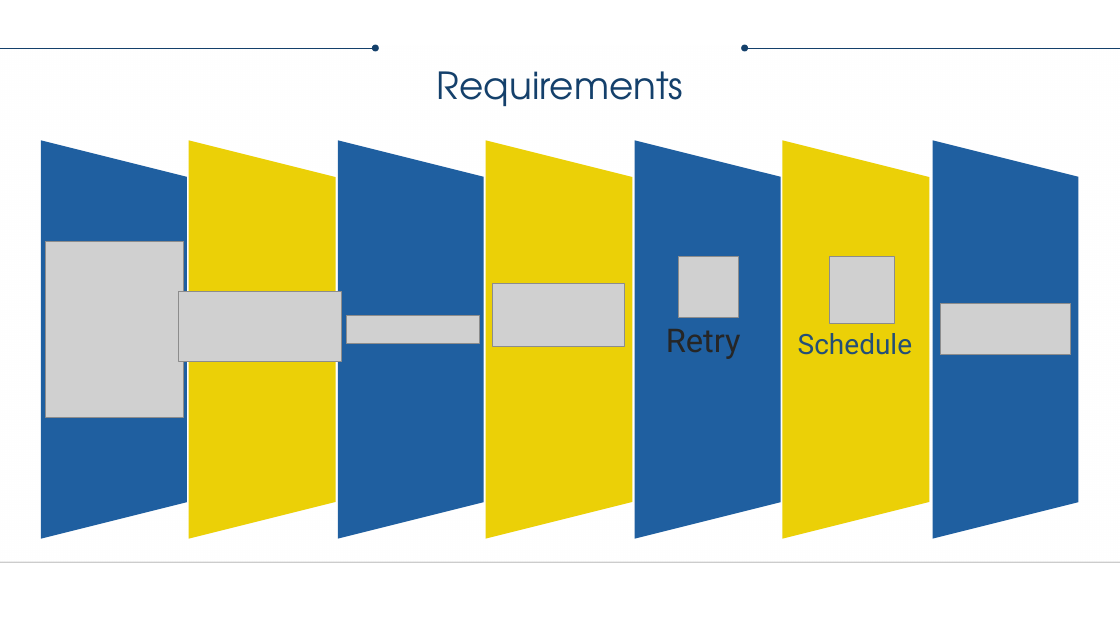
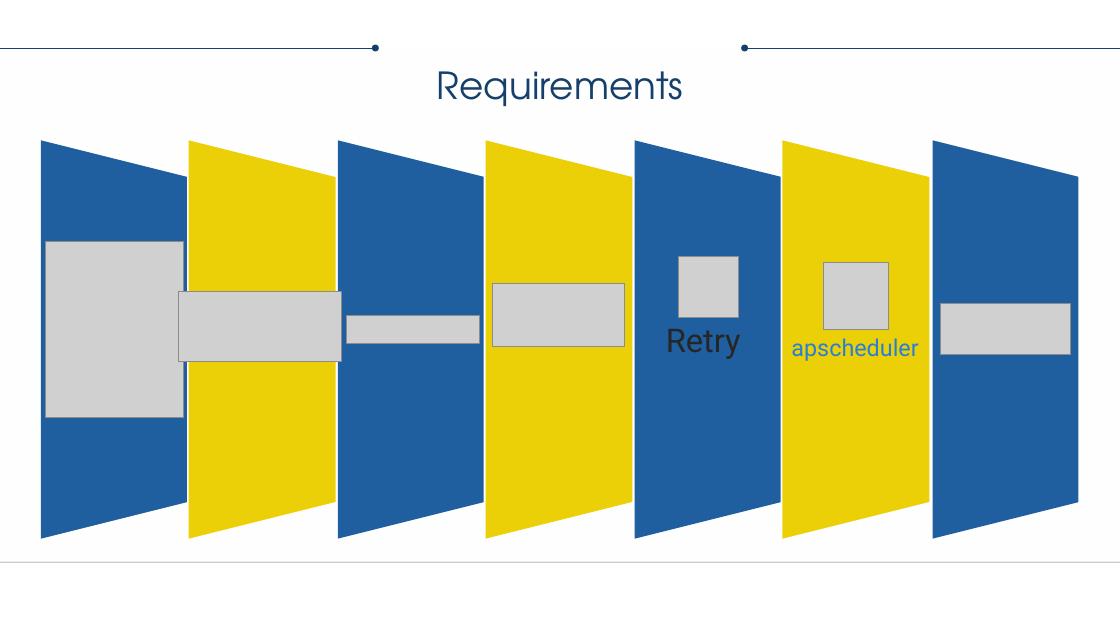
Before and after one commit to segadamyan/peps, a slide deck: slide 4 of PEP's Project.pptx. Drawn at 1120x630 pixels with LibreOffice and Linux fonts; fonts in the diff are those of the drawing; grey boxes stand for pictures; background and template pictures are left out. Boxes give left, top, right and bottom in pixels: in the first picture for what was removed or moved away, otherwise in the second. Text is boxed around its words. In the diff, an @@ line names an element or a change of style, - is before the commit and + after.

```diff
--- a/PEP's Project.pptx
+++ b/PEP's Project.pptx
@@ picture: place and size @@
-picture at box(829, 257, 895, 324)
+picture at box(823, 262, 889, 329)
@@ text at box(791, 338, 918, 361): text changed; size 24 to 20 pt; text colour #234F77 to #297FD5 @@
-Schedule
+apscheduler
```
Also in this commit, not shown: 4 other slides changed, 2 slides added, 1 slide removed.
